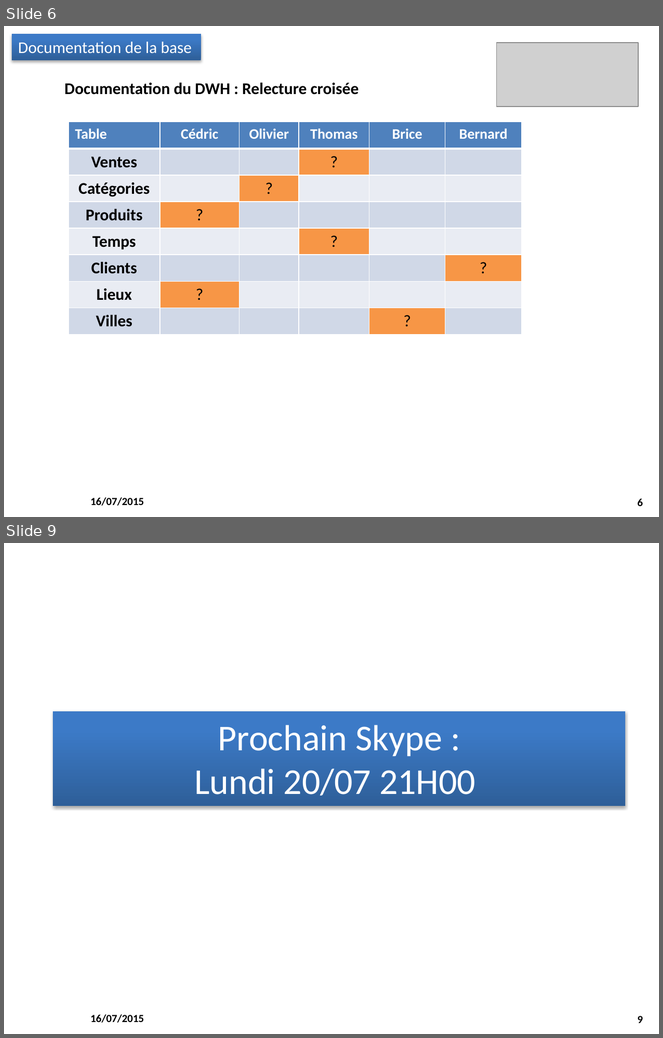
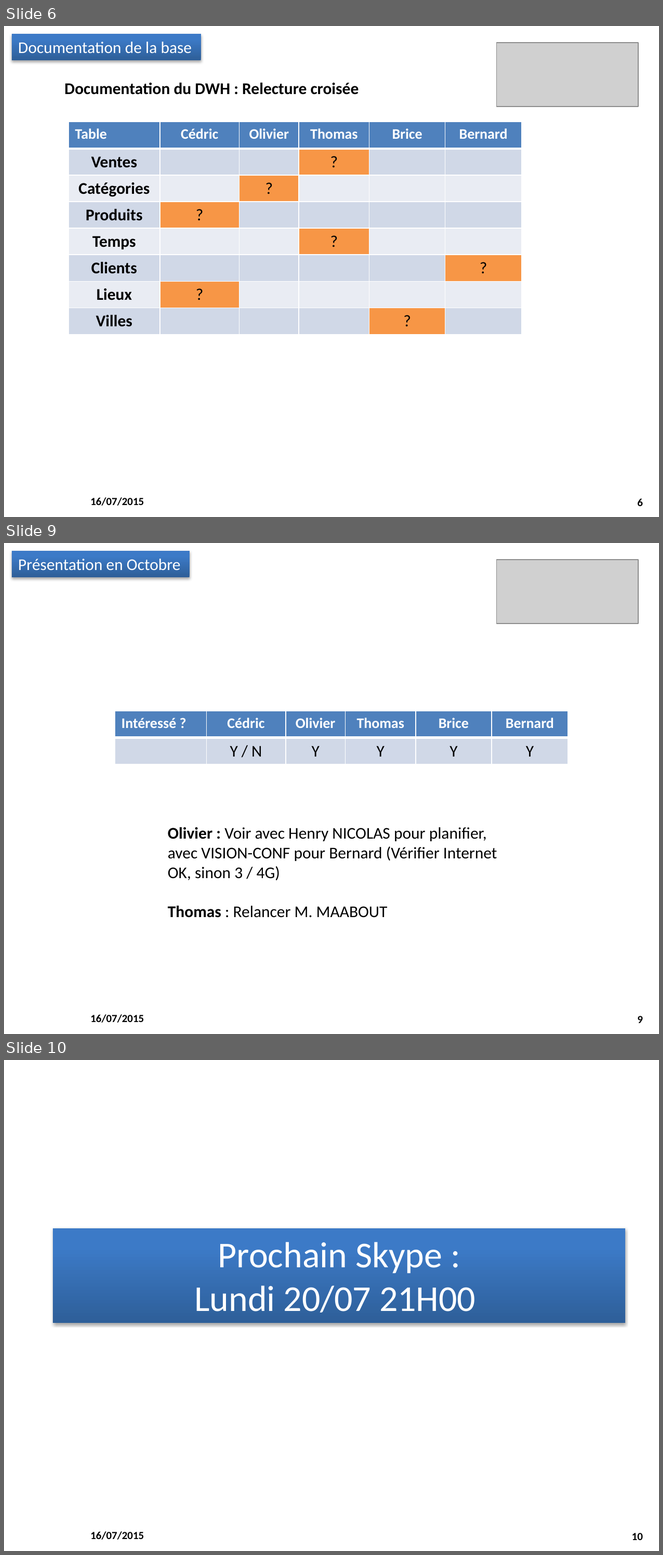
Before and after one commit to M2SIID-ODE/Projet_ODE, a slide deck: Documentation/4 - Suivi projet/Point_Equipe_2015-07-16.pptx. Shown one above the other, each under a label of ours: slides 6 and 9 before the commit, slides 6, 9 and 10 after it; the slides between them are not shown. The pictures are 663x1038 and 663x1555 pixels, drawn with LibreOffice and Linux fonts; fonts in the diff are those of the drawing; grey boxes stand for pictures; background and template pictures are left out. Boxes give left, top, right and bottom in pixels: in the first picture for what was removed or moved away, otherwise in the second. Text is boxed around its words. In the diff, an @@ line names an element or a change of style, - is before the commit and + after.

```diff
--- a/Documentation/4 - Suivi projet/Point_Equipe_2015-07-16.pptx
+++ b/Documentation/4 - Suivi projet/Point_Equipe_2015-07-16.pptx
@@ slide 9 added at (4,543,659,1034), background #FFFFFF; not listed: 2 template elements that a slide beside it also shows @@
@@ rectangle added at (12,551,190,577), fill gradient #2F5F99 to #3D7CC7 to #3A7CCB, 18 pt, text #FFFFFF @@
+Présentation en Octobre
@@ picture added at (497,560,638,624) @@
@@ table added at (115,711,569,765), 2 rows, 6 columns @@
+Intéressé ? | Cédric | Olivier | Thomas | Brice | Bernard
+ | Y / N | Y | Y | Y | Y
@@ text added at (168,827,497,918), 18 pt, text #000000 @@
+Olivier : Voir avec Henry NICOLAS pour planifier, avec VISION-CONF pour Bernard (Vérifier Internet OK, sinon 3 / 4G)
+Thomas : Relancer M. MAABOUT
@@ what was slide 9 is now slide 10 @@
@@ page number at (632,1533,643,1540): text changed @@
-9
+10
```
Also in this commit, not shown: 4 slides changed.
